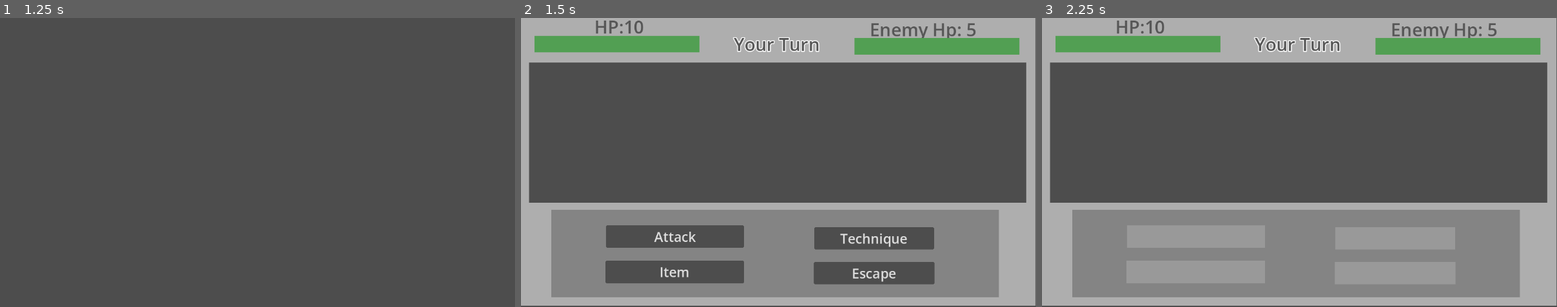
Above: before the commit, frames 1-3 (left to right).
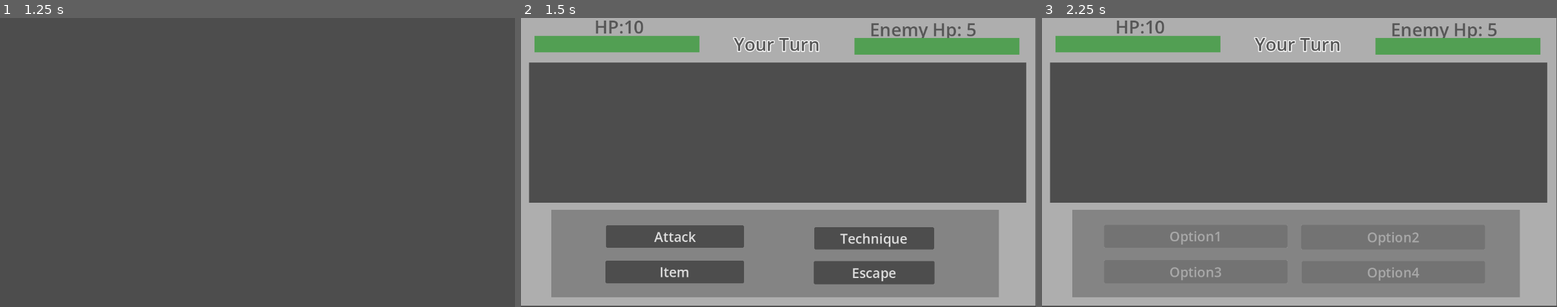
Above: after the commit, the same moments.

Repository: harrilo-boop/Final-design
Game: Godot game, scene res://scenes/overworld.tscn
Two runs of this game, one before a commit and one after it. Both use one fixed random seed, a clock stepped at 60 frames per second and the inputs below.
Inputs:
- Up to frame 1 (1.25 s): tap Enter at 0.5 s; hold D (ui_right) from 0.53 s (still down)
- Up to frame 2 (1.5 s): tap Space at 1.25 s; release D (ui_right) at 1.28 s; hold S (ui_down) from 1.28 s (still down)
- Up to frame 3 (2.25 s): release S (ui_down) at 2 s; click "Technique" at 2 s

Frame 1 is identical in both runs. In frame 2, 0.1% of the frame differs, in the area x 56-81%, y 84-92%; in frame 3, 7.2%, in the area x 16-81%, y 71-92%.

Commit message:
Fix the battle scene button error
1. Button display problem fixed
2. Adding resource for different type of weapon, enemy, armour and type of tech

Diff:
--- a/final-project/project.godot
+++ b/final-project/project.godot
@@ -64,6 +64,11 @@
 "events": [Object(InputEventKey,"resource_local_to_scene":false,"resource_name":"","device":-1,"window_id":0,"alt_press …(195 unchanged characters)…
 ]
 }
+ui_dash={
+"deadzone": 0.2,
+"events": [Object(InputEventKey,"resource_local_to_scene":false,"resource_name":"","device":-1,"window_id":0,"alt_pressed":false,"shift_pressed":false,"ctrl_pressed":false,"meta_pressed":false,"pressed":false,"keycode":0,"physical_keycode":4194325,"key_label":0,"unicode":0,"location":0,"echo":false,"script":null)
+]
+}
 
 [physics]
 
--- a/final-project/resources/Armor/Armor_base1.tres
+++ b/final-project/resources/Armor/Armor_base1.tres
@@ -1,6 +1,6 @@
 [gd_resource type="Resource" script_class="armor_resource" format=3 uid="uid://cmfkhtugbnxnf"]
 
-[ext_resource type="Script" uid="uid://b8rslv1msax1s" path="res://script/armor_resource.gd" id="1_y48r4"]
+[ext_resource type="Script" uid="uid://b8rslv1msax1s" path="res://script/resource_armor.gd" id="1_y48r4"]
 
 [resource]
 script = ExtResource("1_y48r4")
--- a/final-project/resources/Tech/Fire_tech1.tres
+++ b/final-project/resources/Tech/Fire_tech1.tres
@@ -1,6 +1,6 @@
 [gd_resource type="Resource" script_class="tech_resource" format=3 uid="uid://pt3lpxpf8yoo"]
 
-[ext_resource type="Script" uid="uid://cdhyyklnof0xc" path="res://script/tech_resource.gd" id="1_rc4ei"]
+[ext_resource type="Script" uid="uid://cdhyyklnof0xc" path="res://script/resource_tech.gd" id="1_rc4ei"]
 
 [resource]
 script = ExtResource("1_rc4ei")
--- a/final-project/resources/Tech/Heal_tech1.tres
+++ b/final-project/resources/Tech/Heal_tech1.tres
@@ -1,6 +1,6 @@
 [gd_resource type="Resource" script_class="tech_resource" format=3 uid="uid://dkm30wdboqnhn"]
 
-[ext_resource type="Script" uid="uid://cdhyyklnof0xc" path="res://script/tech_resource.gd" id="1_1pffe"]
+[ext_resource type="Script" uid="uid://cdhyyklnof0xc" path="res://script/resource_tech.gd" id="1_1pffe"]
 
 [resource]
 script = ExtResource("1_1pffe")
--- a/final-project/resources/Tech/Water_tech1.tres
+++ b/final-project/resources/Tech/Water_tech1.tres
@@ -1,6 +1,6 @@
 [gd_resource type="Resource" script_class="tech_resource" format=3 uid="uid://dhhwbnh3q3ph4"]
 
-[ext_resource type="Script" uid="uid://cdhyyklnof0xc" path="res://script/tech_resource.gd" id="1_7g5os"]
+[ext_resource type="Script" uid="uid://cdhyyklnof0xc" path="res://script/resource_tech.gd" id="1_7g5os"]
 
 [resource]
 script = ExtResource("1_7g5os")
--- a/final-project/resources/Tech/Wind_tech1.tres
+++ b/final-project/resources/Tech/Wind_tech1.tres
@@ -1,6 +1,6 @@
 [gd_resource type="Resource" script_class="tech_resource" format=3 uid="uid://blgxb611kfmh2"]
 
-[ext_resource type="Script" uid="uid://cdhyyklnof0xc" path="res://script/tech_resource.gd" id="1_pix6e"]
+[ext_resource type="Script" uid="uid://cdhyyklnof0xc" path="res://script/resource_tech.gd" id="1_pix6e"]
 
 [resource]
 script = ExtResource("1_pix6e")
--- a/final-project/resources/Weapon/Weapon_base1.tres
+++ b/final-project/resources/Weapon/Weapon_base1.tres
@@ -1,6 +1,6 @@
 [gd_resource type="Resource" script_class="weapon_resource" format=3 uid="uid://dm808x2x4hx8s"]
 
-[ext_resource type="Script" uid="uid://3carq7cxrsxi" path="res://script/weapon_resource.gd" id="1_kjib2"]
+[ext_resource type="Script" uid="uid://3carq7cxrsxi" path="res://script/resource_weapon.gd" id="1_kjib2"]
 
 [resource]
 script = ExtResource("1_kjib2")
--- a/final-project/scenes/In_battle.tscn
+++ b/final-project/scenes/In_battle.tscn
@@ -25,7 +25,15 @@
 
 [sub_resource type="StyleBoxFlat" id="StyleBoxFlat_i4isp"]
 
-[node name="Node2D" type="Node2D" unique_id=1501097680 node_paths=PackedStringArray("turn_label", "hp_ui", "enemy_ui", "change_turn", "player_bar", "enemy_bar", "attack_button", "technique_button", "item_button", "escape_button", "option_1", "option_2", "option_3", "option_4")]
+[sub_resource type="StyleBoxFlat" id="StyleBoxFlat_3odsw"]
+
+[sub_resource type="StyleBoxFlat" id="StyleBoxFlat_qvrq4"]
+
+[sub_resource type="StyleBoxFlat" id="StyleBoxFlat_12hua"]
+
+[sub_resource type="StyleBoxFlat" id="StyleBoxFlat_b4e4d"]
+
+[node name="Node2D" type="Node2D" unique_id=1501097680 node_paths=PackedStringArray("turn_label", "hp_ui", "enemy_ui", "change_turn", "player_bar", "enemy_bar", "options_button", "tech_options")]
 script = ExtResource("1_acoj8")
 turn_label = NodePath("Stats_UI/Turn_label")
 hp_ui = NodePath("Stats_UI/Playerhp_label")
@@ -33,14 +41,8 @@
 change_turn = NodePath("Change_turn")
 player_bar = NodePath("Stats_UI/Playerhp")
 enemy_bar = NodePath("Stats_UI/Enemyhp")
-attack_button = NodePath("Options_button/Attack_button/Attack")
-technique_button = NodePath("Options_button/Tech_button/Tech")
-item_button = NodePath("Options_button/Item_button/Item")
-escape_button = NodePath("Options_button/Escape_button/Escape")
-option_1 = NodePath("Tech_options/Option1_button/Option1")
-option_2 = NodePath("Tech_options/Option2_button/Option2")
-option_3 = NodePath("Tech_options/Option3_button/Option3")
-option_4 = NodePath("Tech_options/Option4_button/Option4")
+options_button = NodePath("Options_button")
+tech_options = NodePath("Tech_options")
 
 [node name="Demo1" type="ColorRect" parent="." unique_id=1242858733]
 offset_top = 414.0
@@ -178,7 +180,7 @@
 [node name="Escape_button" type="PanelContainer" parent="Options_button" unique_id=252714309]
 layout_mode = 0
 offset_left = 654.0
-offset_top = 550.0
+offset_top = 548.0
 offset_right = 924.0
 offset_bottom = 600.0
 theme_override_styles/panel = SubResource("StyleBoxFlat_i4isp")
@@ -189,7 +191,6 @@
 text = "Escape"
 
 [node name="Tech_options" type="Control" parent="." unique_id=445906618]
-visible = false
 layout_mode = 3
 anchors_preset = 0
 offset_left = 102.0
@@ -202,7 +203,8 @@
 offset_left = 37.0
 offset_top = 34.0
 offset_right = 447.0
-offset_bottom = 84.0
+offset_bottom = 85.0
+theme_override_styles/panel = SubResource("StyleBoxFlat_3odsw")
 
 [node name="Option1" type="Button" parent="Tech_options/Option1_button" unique_id=746009828]
 layout_mode = 2
@@ -215,7 +217,8 @@
 offset_left = 478.0
 offset_top = 34.0
 offset_right = 889.0
-offset_bottom = 85.0
+offset_bottom = 89.0
+theme_override_styles/panel = SubResource("StyleBoxFlat_qvrq4")
 
 [node name="Option2" type="Button" parent="Tech_options/Option2_button" unique_id=2138890355]
 layout_mode = 2
@@ -226,9 +229,10 @@
 [node name="Option3_button" type="PanelContainer" parent="Tech_options" unique_id=1996222225]
 layout_mode = 0
 offset_left = 37.0
-offset_top = 115.0
+offset_top = 113.0
 offset_right = 447.0
 offset_bottom = 165.0
+theme_override_styles/panel = SubResource("StyleBoxFlat_12hua")
 
 [node name="Option3" type="Button" parent="Tech_options/Option3_button" unique_id=1542140674]
 layout_mode = 2
@@ -243,6 +247,7 @@
 offset_top = 115.0
 offset_right = 889.0
 offset_bottom = 165.0
+theme_override_styles/panel = SubResource("StyleBoxFlat_b4e4d")
 
 [node name="Option4" type="Button" parent="Tech_options/Option4_button" unique_id=1251498681]
 layout_mode = 2
--- a/final-project/scenes/Parentnode2D.tscn
+++ /dev/null
@@ -1,3 +0,0 @@
-[gd_scene format=3 uid="uid://4sfu8g4nvpog"]
-
-[node name="Node2D" type="Node2D" unique_id=1206720441]
--- a/final-project/scenes/overworld.tscn
+++ b/final-project/scenes/overworld.tscn
@@ -2,6 +2,9 @@
 
 [ext_resource type="PackedScene" uid="uid://cg7dhxiq2vh30" path="res://scenes/player.tscn" id="1_o5qli"]
 [ext_resource type="PackedScene" uid="uid://bocov7t2rxj7c" path="res://scenes/enemy.tscn" id="2_0wfyh"]
+
+[sub_resource type="RectangleShape2D" id="RectangleShape2D_16ktt"]
+size = Vector2(126, 60)
 
 [node name="Node2D" type="Node2D" unique_id=173114822]
 
@@ -10,3 +13,11 @@
 
 [node name="Enemy" parent="." unique_id=790093923 instance=ExtResource("2_0wfyh")]
 position = Vector2(592, 296)
+
+[node name="Area2D" type="Area2D" parent="." unique_id=1879005621]
+
+[node name="CollisionShape2D" type="CollisionShape2D" parent="Area2D" unique_id=1036665933]
+position = Vector2(163, 186)
+shape = SubResource("RectangleShape2D_16ktt")
+
+[connection signal="body_entered" from="Area2D" to="player" method="_to_town"]
--- a/final-project/script/battle.gd
+++ b/final-project/script/battle.gd
@@ -28,16 +28,9 @@
 @export var change_turn: Timer
 @export var player_bar: ProgressBar
 @export var enemy_bar: ProgressBar
-#The options button of battle
-@export var attack_button: Button
-@export var technique_button: Button
-@export var item_button: Button
-@export var escape_button: Button
-#The options button of technique bar
-@export var option_1: Button
-@export var option_2: Button
-@export var option_3: Button
-@export var option_4: Button
+@export var options_button: Control
+@export var tech_options: Control
+
 
 # Called when the node enters the scene tree for the first time.
 func _ready() -> void:
@@ -54,10 +47,8 @@
 	enemy_bar.max_value = max_enemy_hp
 	enemy_bar.value = enemy_hp
 	hp_ui.text = "HP:" + str(player_hp)
-	option_1.hide()
-	option_2.hide()
-	option_3.hide()
-	option_4.hide()
+	options_button.show()
+	tech_options.hide()
 
 func _attack_choose() -> void:
 	if player_turn == true and enemy_turn == false:
@@ -96,13 +87,6 @@
 	Global.battle_xp_update(xp_earn)
 	get_tree().call_deferred("change_scene_to_file", "res://scenes/overworld.tscn")
 
-
 func _on_tech_pressed() -> void:
-	attack_button.hide()
-	technique_button.hide()
-	item_button.hide()
-	escape_button.hide()
-	option_1.show()
-	option_2.show()
-	option_3.show()
-	option_4.show()
+	options_button.hide()
+	tech_options.show()
--- a/final-project/script/global.gd
+++ b/final-project/script/global.gd
@@ -1,6 +1,7 @@
 extends Node
 #All Variables for player in game
 
+@export var weapon_stats: Resource
 #Player's health
 var player_hp:int = 10
 var max_player_hp:int = 10
@@ -47,10 +48,12 @@
 	var basic_xp:int = 10
 	return int(basic_xp * xp_level)
 
-
 func check_levelup() -> void:
 	if player_xp >= xp_needed and xp_level <= max_level:
 		player_xp -= xp_needed
 		xp_level += 1
 		xp_needed = level_up(xp_level)
 		print(xp_level , "and" , xp_needed) #For testing use
+
+func current_weapon() -> void:
+	weapon_atk = weapon_stats.weapon_atk
--- a/final-project/script/player.gd
+++ b/final-project/script/player.gd
@@ -19,6 +19,9 @@
 	sword_area.monitoring = false
 	sword_collision.disabled = true
 	hitbox_offset = sword_area.position
+	if Global.last_position != Vector2.ZERO:
+		global_position = Global.last_position
+		Global.last_position = Vector2.ZERO
 	Global.last_position = Vector2.ZERO
 
 func _process(delta: float) -> void:
--- /dev/null
+++ b/final-project/script/resource_enemy.gd
@@ -0,0 +1,10 @@
+extends Resource
+class_name enemy_resource
+
+@export var enemy_name: String
+@export var weak: weakness
+@export var enemy_atk:int = 1
+@export var enemy_hp:int = 0
+@export var xp_give:int = 1
+
+enum weakness{Fire, Water, Electric, Wind}
Renamed: final-project/script/armor_resource.gd -> final-project/script/resource_armor.gd
Renamed: final-project/script/armor_resource.gd.uid -> final-project/script/resource_armor.gd.uid
Not shown, added: final-project/script/resource_enemy.gd.uid
Renamed: final-project/script/tech_resource.gd -> final-project/script/resource_tech.gd
Renamed: final-project/script/tech_resource.gd.uid -> final-project/script/resource_tech.gd.uid
Renamed: final-project/script/weapon_resource.gd -> final-project/script/resource_weapon.gd
Renamed: final-project/script/weapon_resource.gd.uid -> final-project/script/resource_weapon.gd.uid
